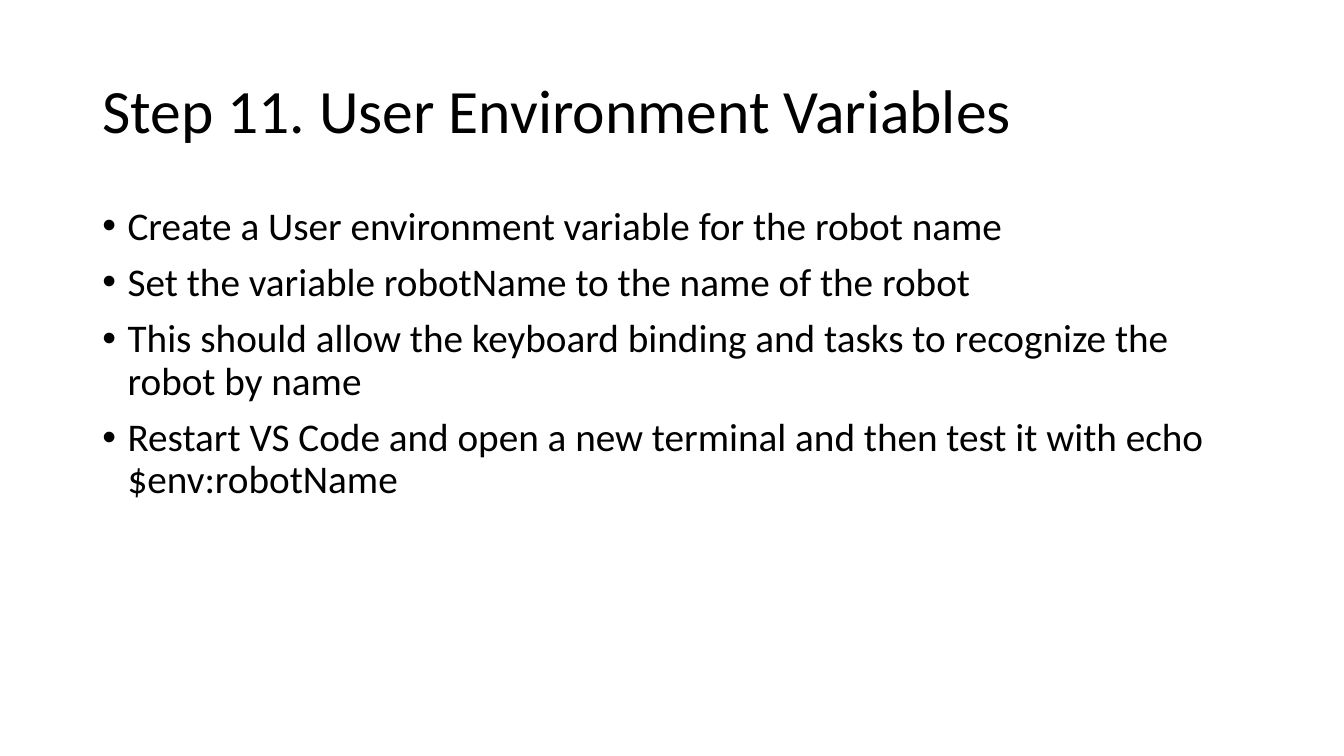
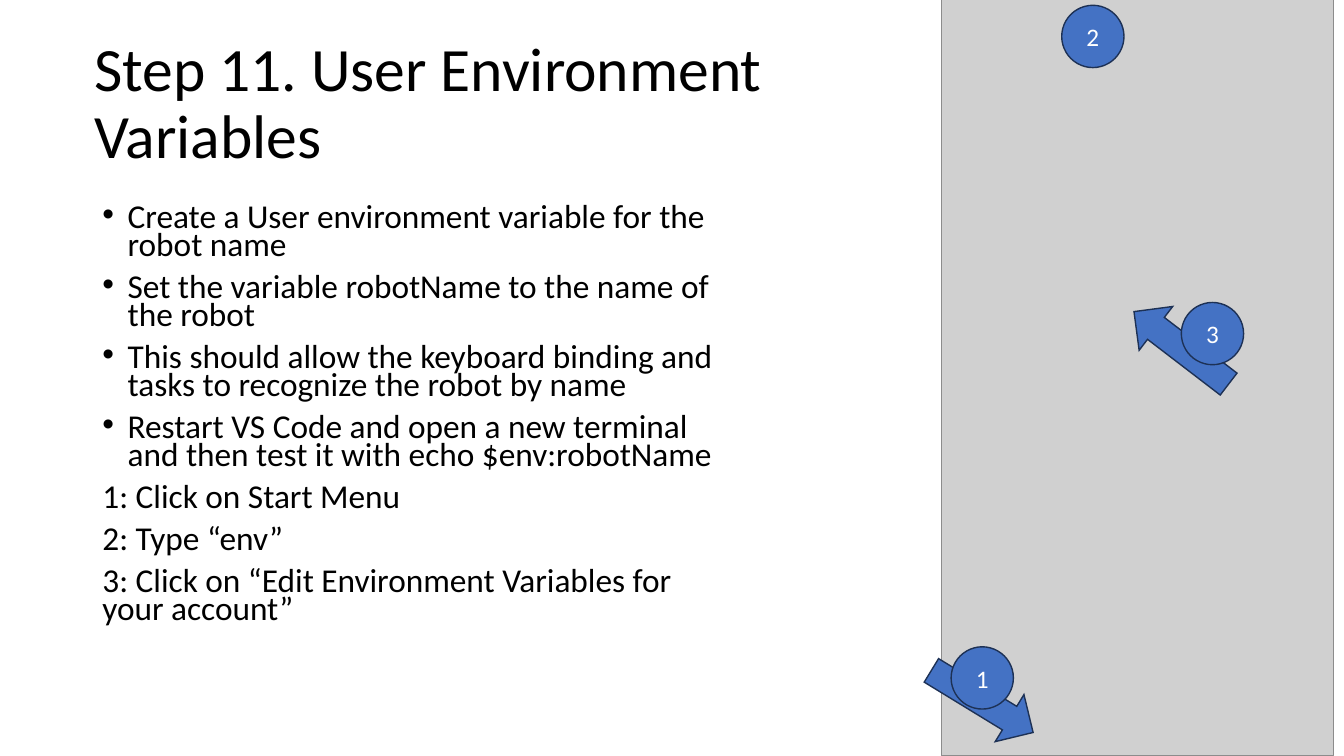
Before and after one commit to FLL-Team-24277/FLL-Fall-2023-Masterpiece, a slide deck: slide 16 of help/Laptop Setup.pptx (slide 12 before the commit). Drawn at 1344x756 pixels with LibreOffice and Linux fonts; fonts in the diff are those of the drawing; grey boxes stand for pictures. Boxes give left, top, right and bottom in pixels: in the first picture for what was removed or moved away, otherwise in the second. Text is boxed around its words. In the diff, an @@ line names an element or a change of style, - is before the commit and + after.

```diff
--- a/help/Laptop Setup.pptx
+++ b/help/Laptop Setup.pptx
@@ picture added at box(942, 0, 1334, 756) @@
@@ ellipse added at box(1062, 5, 1124, 68), fill #4472C4, outline #1E3256 1 pt, 18 pt, text #FFFFFF @@
+2
@@ title "Step 11. User Environment Variables" rewrapped from box(102, 90, 1011, 143) to box(94, 48, 762, 159) @@
@@ text at box(128, 205, 712, 470): size 28 to 23.8 pt in "Create a User environment variable for the ...", "Set the variable robotName to the name ...", "This should allow the keyboard binding and ...", "Restart VS Code and open a new ..."; line spacing 0.9 to 0.7 @@
@@ left arrow added at box(1118, 290, 1246, 407), fill #4472C4, outline #1E3256 1 pt @@
@@ ellipse added at box(1182, 302, 1244, 365), fill #4472C4, outline #1E3256 1 pt, 18 pt, text #FFFFFF @@
+3
@@ text at box(102, 485, 672, 626): paragraphs added @@
+1: Click on Start Menu
+2: Type “env”
+3: Click on “Edit Environment Variables for your account”
@@ left arrow added at box(917, 647, 1047, 756), fill #4472C4, outline #1E3256 1 pt @@
@@ ellipse added at box(952, 647, 1014, 710), fill #4472C4, outline #1E3256 1 pt, 18 pt, text #FFFFFF @@
+1
```
Also in this commit, not shown: 10 other slides changed, 5 slides added.
